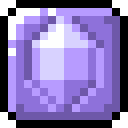
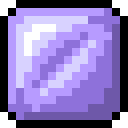
Layered file, before and after one edit (128 × 128). Changes by layer:
added layer "type3" above "type2" over [8, 8, 120, 120]
hid "type2" over [8, 8, 120, 120]
